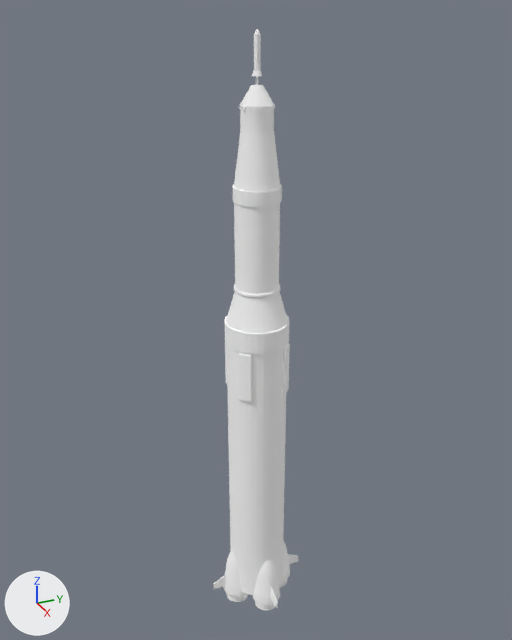
The glTF model public/img/models/rocket.gltf, before and after one commit.
The view is the same before and after, from a camera (50 mm lens) standing at (14.44, -6.57, 18.7) and looking at (-5.16, 2.25, 8.9). The lights are fixed; the arrows at lower left show +X, +Y and +Z. Where no turn or scale is listed for an object, it has been applied to the vertices.
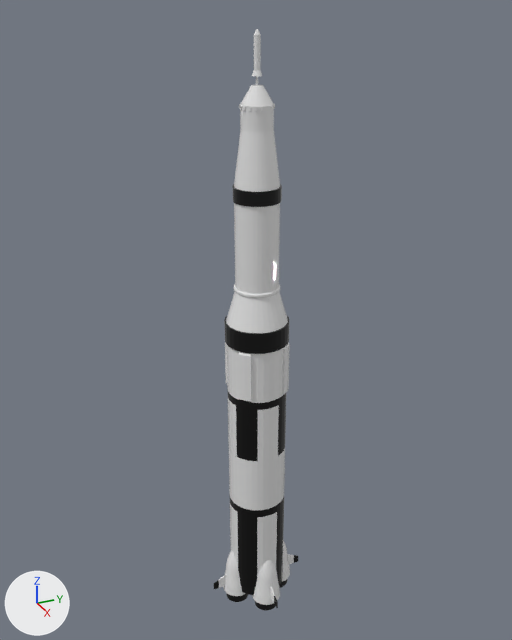
The newer file is also rescaled (x0.2), turned or shifted as a whole; pictures and numbers use the older file's frame.

Boxes (x1, y1, x2, y2) around the edits, measured in the pictures (512 x 640 px):
'Sphere.008', surface changed, recoloured
    both: (214, 29, 298, 611)

The edits, one by one:
In material 'black' (mat_black), metallic goes from 1.0 to 0.0.
Material 'black' (mat_black) changes colour from white #ffffff to black #000000; in linear values from (1.0, 1.0, 1.0) to (0.0, 0.0, 0.0).
In material 'black' (mat_black), roughness goes from 1.0 to 0.0.
In material 'white' (mat_white), metallic goes from 1.0 to 0.0.
Material 'white' (mat_white) changes colour from white #ffffff to white #e7e7e7; in linear values from (1.0, 1.0, 1.0) to (0.8, 0.8, 0.8).
In material 'white' (mat_white), roughness goes from 1.0 to 0.0.
